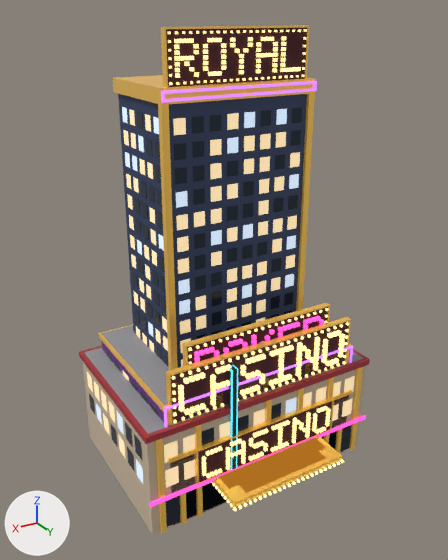
What one commit did to the glTF model FREEMODELS/curated/vegas_buildings.glb.
Camera for both pictures: a 50 mm camera at (2.8, 4.7, 4.23) aimed at (0.1, 0.19, 1.98). Every picture has the same lights, and +X, +Y and +Z are marked at lower left. The older version comes first. Where no turn or scale is listed for an object, it has been applied to the vertices. Vertices at exactly the same position are counted once.

In view in the first picture: 'vegas_casino_a', 'vegas_casino_b', 'vegas_casino_c', 'vegas_club_b'.
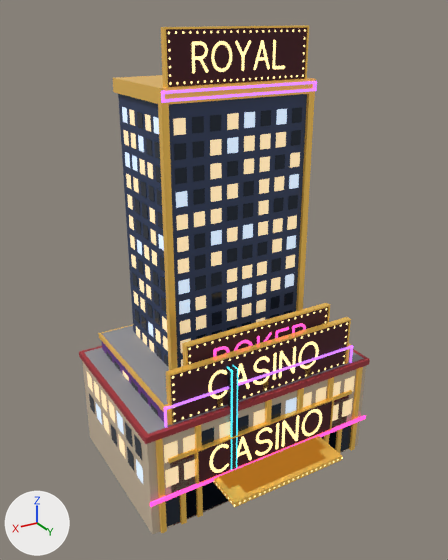
The edits, one by one:
me_vegas_casino_a is used by ob_vegas_casino_a; location (0.0, 0.0, 0.0).
me_vegas_casino_a had 1948 vertices, 2418 faces and spanned x -1.22..1.22, y -0.82..1.22, z 0.0..1.55.
me_vegas_casino_a now has 1705 vertices, 1574 faces and spans x -1.22..1.22, y -0.82..1.21, z 0.0..1.55.
me_vegas_casino_a part 1: 123 loose pieces with 984 vertices, spanning x -0.94..0.94, y 0.76..1.22, z 0.32..1.52, are deleted.
me_vegas_casino_a part 2: 9 vertices moved from x -0.58..0.34, y 0.76..0.8, z 1.13..1.43 to x -0.59..0.34, y 0.76, z 1.16..1.43; 428 vertices removed from x -0.94..0.94, y 0.76..0.8, z 1.07..1.52; 791 vertices added at x -0.94..0.94, y 0.76, z 1.07..1.53.
me_vegas_casino_a part 3: 378 vertices added at x -0.61..0.61, y 0.79..1.21, z 0.35..0.38.
me_vegas_casino_b is used by ob_vegas_casino_b; location (0.0, 0.0, 0.0).
me_vegas_casino_b had 3234 vertices, 3438 faces and spanned x -1.02..1.02, y -0.82..1.17, z 0.0..4.14.
me_vegas_casino_b now has 2721 vertices, 2214 faces and spans x -1.02..1.02, y -0.82..1.16, z 0.0..4.14.
me_vegas_casino_b part 4: 176 loose pieces with 1408 vertices, spanning x -0.71..0.71, y 0.28..1.17, z 0.32..4.06, are deleted.
me_vegas_casino_b part 5: 7 vertices moved within x -0.43..0.43, y 0.28, z 3.81..3.91; 457 vertices removed from x -0.64..0.64, y 0.28..0.31, z 3.73..4.11; 664 vertices added at x -0.64..0.64, y 0.28, z 3.73..4.11.
me_vegas_casino_b part 6: 24 vertices removed from x 0.44..0.47, y 0.83..0.86, z 0.44..0.67; 712 vertices added at x -0.64..0.64, y 0.79..1.16, z 0.35..0.73.
me_vegas_casino_c is used by ob_vegas_casino_c; location (0.0, 0.0, 0.0).
me_vegas_casino_c had 2634 vertices, 3280 faces and spanned x -1.02..1.02, y -0.75..1.05, z 0.0..1.72.
me_vegas_casino_c now has 1752 vertices, 1636 faces and spans x -1.02..1.02, y -0.75..1.04, z 0.0..1.72.
me_vegas_casino_c part 7: 195 loose pieces with 1560 vertices, spanning x -0.86..0.86, y 0.68..1.05, z 0.32..1.69, are deleted.
me_vegas_casino_c part 8: 18 vertices moved from x -0.49..0.02, y 0.68..0.71, z 1.36..1.6 to x -0.49..0.02, y 0.68, z 1.36..1.6; 415 vertices removed from x -0.74..0.74, y 0.68..0.71, z 1.26..1.69; 715 vertices added at x -0.74..0.74, y 0.68, z 1.26..1.69.
Other edits to the shape of me_vegas_casino_c do not show in these pictures.

Pixel boxes [x1, y1, x2, y2] of what changed, in the pictures (448 x 560 px; the box of a moved part takes in the faces that stretch with it):
'vegas_casino_c', reshaped: before [98, 303, 353, 487]; after [98, 303, 353, 489]
part 1 of me_vegas_casino_a, deleted: before [173, 328, 346, 511]
part 2 of me_vegas_casino_a, moved or reshaped: before [172, 322, 349, 424]; after [172, 322, 348, 422]
part 3 of me_vegas_casino_a, added: after [213, 457, 343, 507]
part 4 of me_vegas_casino_b, deleted: before [174, 36, 331, 479]
part 5 of me_vegas_casino_b, moved or reshaped: before [167, 29, 307, 85]; after [168, 29, 306, 85]
part 6 of me_vegas_casino_b, cut back: before [226, 447, 230, 471]; after [209, 409, 322, 473]
part 7 of me_vegas_casino_c, deleted (mostly hidden): before [194, 315, 324, 363]
part 8 of me_vegas_casino_c, moved or reshaped: before [188, 308, 329, 364]; after [188, 308, 327, 364]
